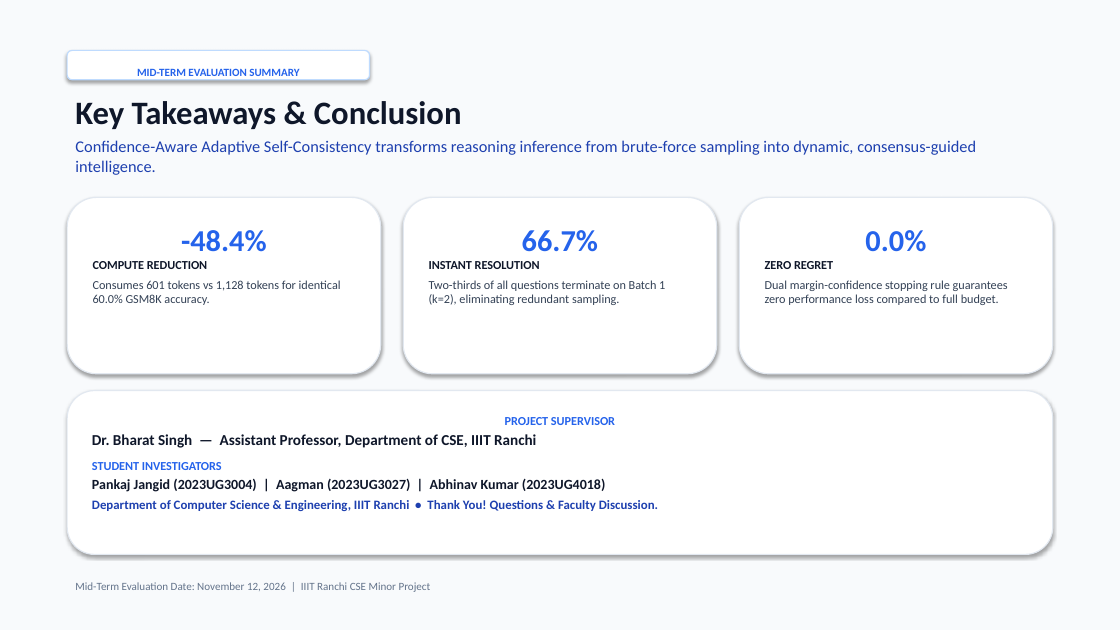
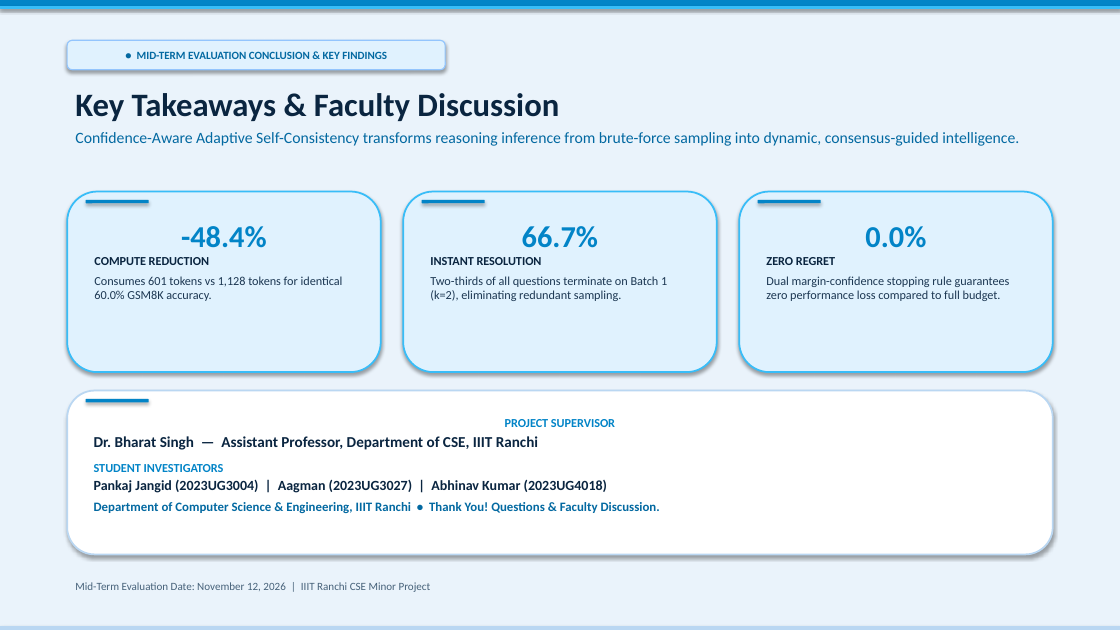
Before and after one commit to AbhinavKr0110/minor_project, a slide deck: slide 16 of presentation.pptx. Drawn at 1120x630 pixels with LibreOffice and Linux fonts; fonts in the diff are those of the drawing. Boxes give left, top, right and bottom in pixels: in the first picture for what was removed or moved away, otherwise in the second. Text is boxed around its words. In the diff, an @@ line names an element or a change of style, - is before the commit and + after.

```diff
--- a/presentation.pptx
+++ b/presentation.pptx
@@ rectangle at <box>0,0,1120,630</box>: fill #F8FAFC to #EAF3FB; outline #F8FAFC 0.75 pt to #EAF3FB 0.75 pt @@
@@ rectangle added at <box>0,0,1120,7</box>, fill #0284C7, outline #0284C7 0.75 pt @@
@@ rectangle added at <box>0,7,1120,8</box>, fill #38BDF8, outline #38BDF8 0.75 pt @@
@@ rounded rectangle "● MID-TERM EVALUATION CONCLUSION & ...": place and size @@
-rounded rectangle "● MID-TERM EVALUATION CONCLUSION & ..." at <box>67,50,370,80</box>
+rounded rectangle "● MID-TERM EVALUATION CONCLUSION & ..." at <box>67,40,445,70</box>
@@ rounded rectangle "● MID-TERM EVALUATION CONCLUSION & ..." at <box>67,40,445,70</box>: vertical alignment top to middle; fill #FFFFFF to #E0F2FE; outline #BFDBFE 1 pt to #93C5FD 1 pt @@
@@ text in rounded rectangle at <box>137,51,387,59</box>: text changed; text colour #2563EB to #0369A1 @@
-MID-TERM EVALUATION SUMMARY
+● MID-TERM EVALUATION CONCLUSION & KEY FINDINGS
@@ text "Key Takeaways & Faculty Discussion": place and size @@
-text "Key Takeaways & Faculty Discussion" at <box>75,101,976,175</box>
+text "Key Takeaways & Faculty Discussion" at <box>75,93,1019,146</box>
@@ text at <box>75,93,559,121</box>: text changed; text colour #0F172A to #0A2540 @@
-Key Takeaways & Conclusion
+Key Takeaways & Faculty Discussion
@@ text at <box>75,132,1019,146</box>: size 14 to 13.5 pt, text colour #1E40AF to #0369A1 in "Confidence-Aware Adaptive Self-Consistency transforms reason ..." @@
@@ rounded rectangle "-48.4%" at <box>67,192,381,372</box>: text colour #2563EB to #0284C7 in "-48.4%"; text colour #0F172A to #0A2540 in "COMPUTE REDUCTION"; text colour #334155 to #1C3752 in "Consumes 601 tokens vs 1,128 tokens for ..."; fill #FFFFFF to #E0F2FE; outline #E2E8F0 1 pt to #38BDF8 1.5 pt @@
@@ rounded rectangle added at <box>86,200,149,203</box>, fill #0284C7 @@
@@ rounded rectangle "66.7%" at <box>403,192,717,372</box>: text colour #2563EB to #0284C7 in "66.7%"; text colour #0F172A to #0A2540 in "INSTANT RESOLUTION"; text colour #334155 to #1C3752 in "Two-thirds of all questions terminate on Batch ..."; fill #FFFFFF to #E0F2FE; outline #E2E8F0 1 pt to #38BDF8 1.5 pt @@
@@ rounded rectangle added at <box>422,200,485,203</box>, fill #0284C7 @@
@@ 3 rounded rectangles: place and size @@
-3 rounded rectangles at <box>67,197,1053,374</box>
+3 rounded rectangles at <box>67,192,1053,372</box>
@@ rounded rectangle "0.0%" at <box>739,192,1053,372</box>: text colour #2563EB to #0284C7 in "0.0%"; text colour #0F172A to #0A2540 in "ZERO REGRET"; text colour #334155 to #1C3752 in "Dual margin-confidence stopping rule guarantees zero perform ..."; fill #FFFFFF to #E0F2FE; outline #E2E8F0 1 pt to #38BDF8 1.5 pt @@
@@ rounded rectangle added at <box>758,200,821,203</box>, fill #0284C7 @@
@@ rounded rectangle "PROJECT SUPERVISOR" at <box>67,391,1053,555</box>: text colour #2563EB to #0284C7 in "PROJECT SUPERVISOR", "STUDENT INVESTIGATORS"; text colour #0F172A to #0A2540 in "Dr. Bharat Singh — Assistant Professor, Department ...", "Pankaj Jangid (2023UG3004) | Aagman (2023UG3027) | ..."; text colour #1E40AF to #0369A1 in "Department of Computer Science & Engineering, IIIT ..."; outline #E2E8F0 1 pt to #BAD7F2 1.5 pt @@
@@ rounded rectangle added at <box>86,399,149,402</box>, fill #0284C7 @@
@@ text "Mid-Term Evaluation Date: November 12, ..." at <box>75,582,431,592</box>: text colour #64748B to #47627A @@
@@ rectangle added at <box>0,627,1120,630</box>, fill #BAD7F2, outline #BAD7F2 0.75 pt @@
```
Also in this commit, not shown: 15 other slides changed, 4 other files.
